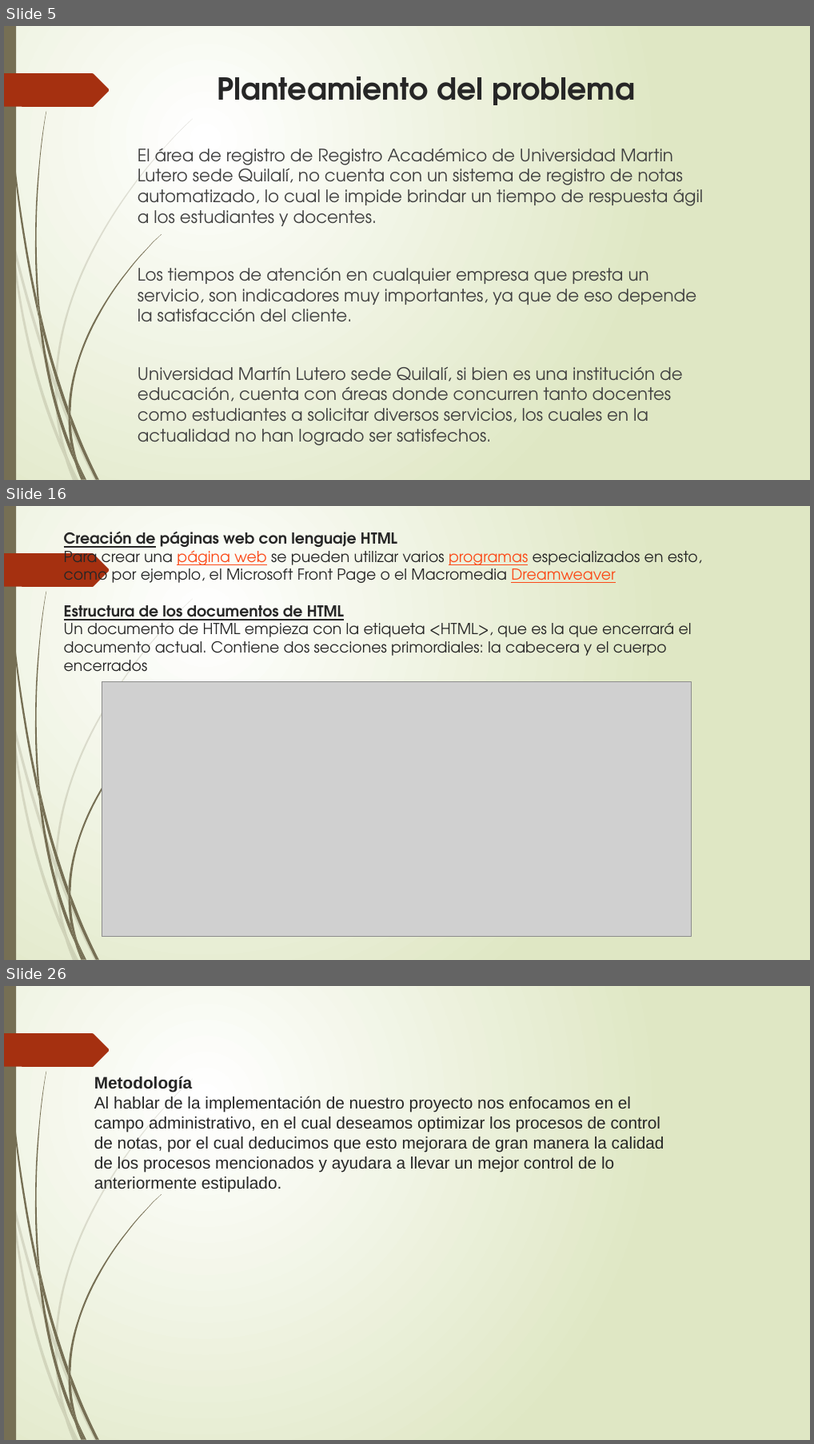
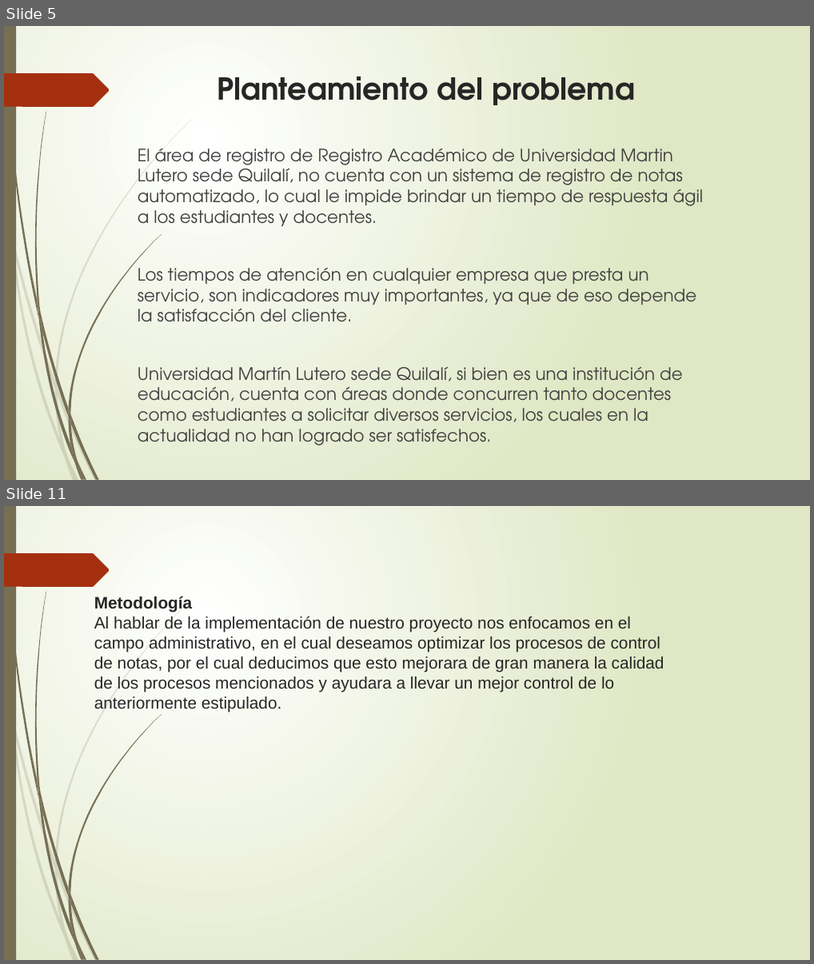
Before and after one commit to francha23/sistema-de-notas, a slide deck: Presentacion/El principio de la sabiduría es el temor.pptx. Shown one above the other, each under a label of ours: slides 5, 16 and 26 before the commit, slides 5 and 11 after it; the slides between them are not shown. The pictures are 814x1444 and 814x964 pixels, drawn with LibreOffice and Linux fonts; fonts in the diff are those of the drawing; grey boxes stand for pictures. Boxes give left, top, right and bottom in pixels: in the first picture for what was removed or moved away, otherwise in the second. Text is boxed around its words. In the diff, an @@ line names an element or a change of style, - is before the commit and + after.

```diff
--- a/Presentacion/El principio de la sabiduría es el temor.pptx
+++ b/Presentacion/El principio de la sabiduría es el temor.pptx
@@ slide 16 removed at box(4, 506, 810, 960), background gradient #FFFFFF to #DFE8C4; not listed: 24 template elements that a slide beside it also shows @@
@@ title removed at box(64, 532, 702, 672) @@
-Creación de páginas web con lenguaje HTML
-Para crear una página web se pueden utilizar varios programas especializados en esto, como por ejemplo, el Microsoft Front Page o el Macromedia Dreamweaver
-Estructura de los documentos de HTML
-Un documento de HTML empieza con la etiqueta <HTML>, que es la que encerrará el documento actual. Contiene dos secciones primordiales: la cabecera y el cuerpo encerrados
@@ picture removed at box(102, 681, 692, 936) @@
@@ what was slide 26 is now slide 11 @@
```
Also in this commit, not shown: 4 slides changed, 5 slides added, 17 other slides removed.
